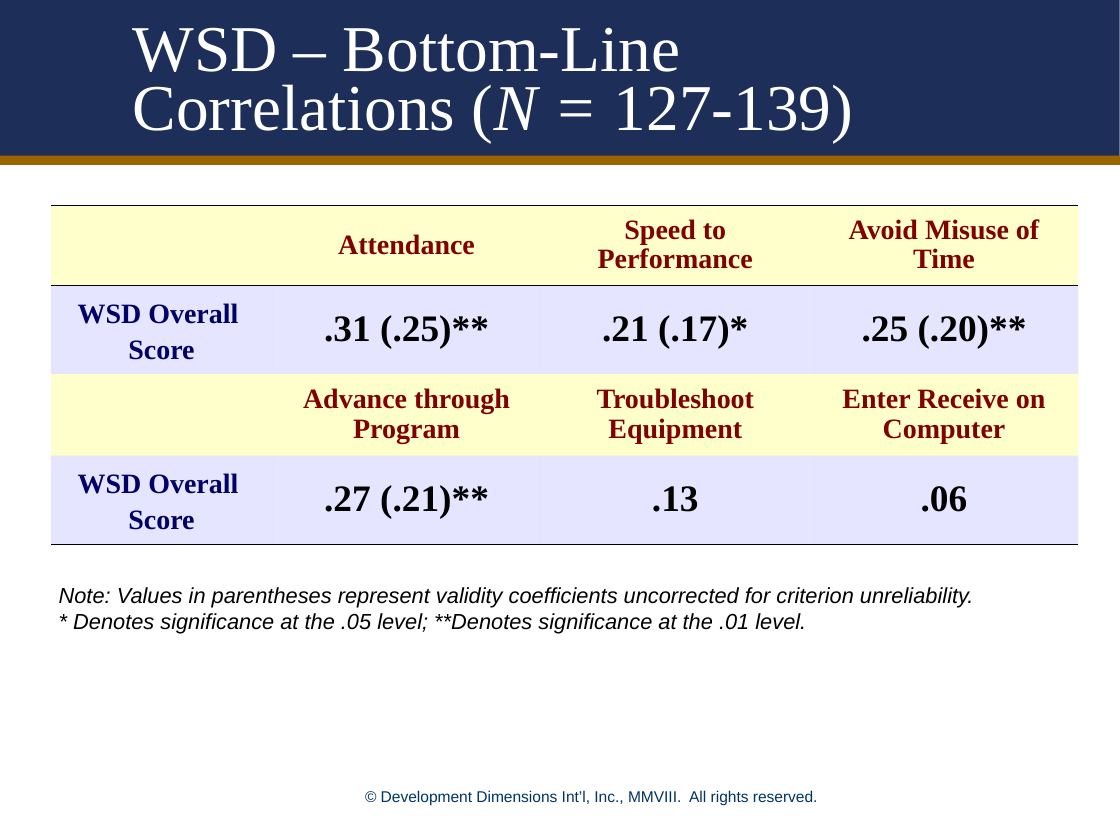
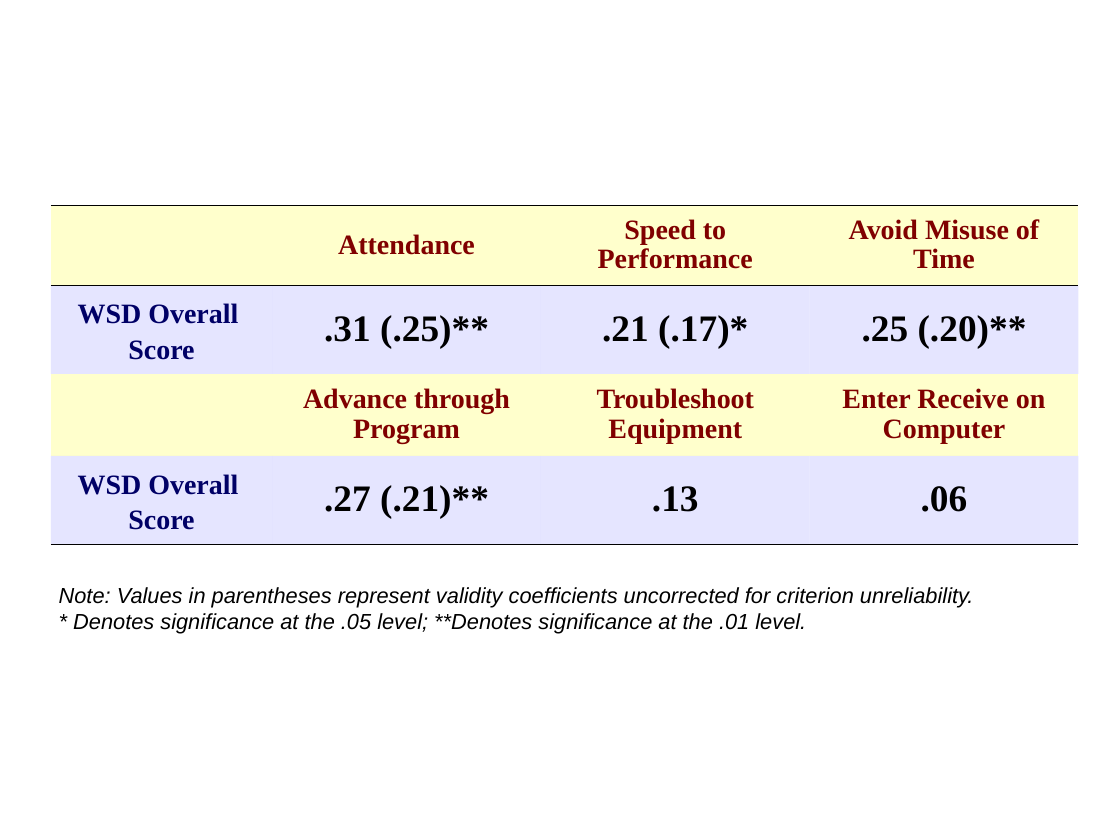
Before and after one commit to JillBudden/Scoring-Algo-Predicting-Performance-2, a slide deck: slide 3 of Results.ppt (slide 7 before the commit). Drawn at 1120x840 pixels with LibreOffice and Linux fonts; fonts in the diff are those of the drawing; background and template pictures are left out. Boxes give left, top, right and bottom in pixels: in the first picture for what was removed or moved away, otherwise in the second. Text is boxed around its words. In the diff, an @@ line names an element or a change of style, - is before the commit and + after.

```diff
--- a/Results.ppt
+++ b/Results.ppt
@@ rectangle removed at <box>0,0,1120,159</box> @@
@@ title removed at <box>133,27,853,142</box> @@
-WSD – Bottom-Line Correlations (N = 127-139)
@@ line removed from (0, 160) to (1120, 160) @@
@@ text removed at <box>381,790,818,806</box> @@
-© Development Dimensions Int’l, Inc., MMVIII. All rights reserved.
```
Also in this commit, not shown: 4 other slides changed, 26 slides removed.
